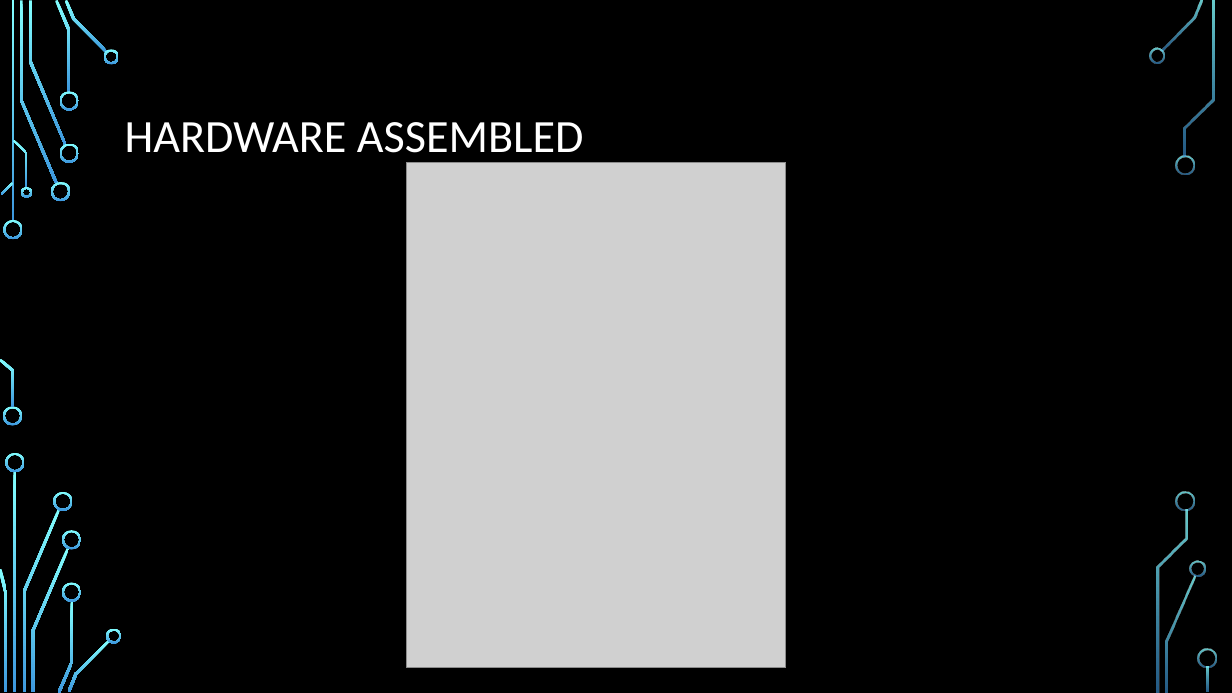
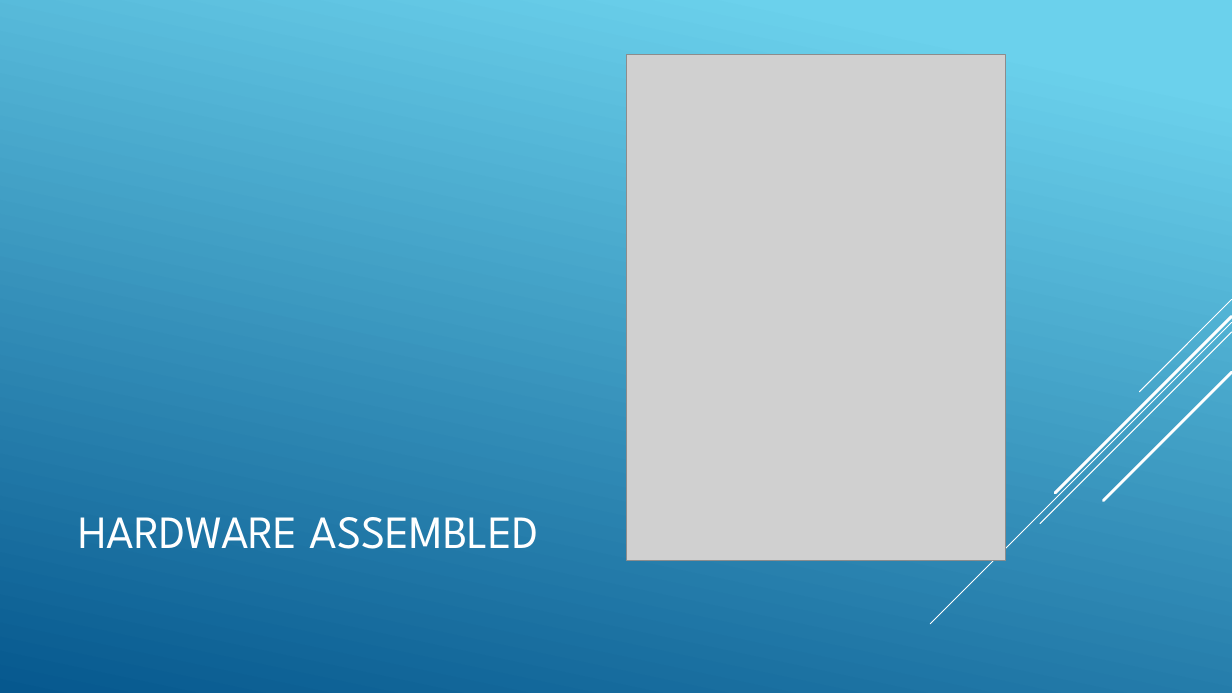
Before and after one commit to junedacaya/L-wingSolarPanelInteractiveDisplay, a slide deck: slide 6 of Documentation/Solar controller.pptx. Drawn at 1232x693 pixels with LibreOffice and Linux fonts; fonts in the diff are those of the drawing; grey boxes stand for pictures; background and template pictures are left out. Boxes give left, top, right and bottom in pixels: in the first picture for what was removed or moved away, otherwise in the second. Text is boxed around its words. In the diff, an @@ line names an element or a change of style, - is before the commit and + after.

```diff
--- a/Documentation/Solar controller.pptx
+++ b/Documentation/Solar controller.pptx
@@ background picture (left out) to gradient #6ED2EB to #06588E @@
@@ picture moved from (x1=407, y1=162, x2=786, y2=668) to (x1=626, y1=54, x2=1005, y2=560) @@
@@ group added at (x1=931, y1=299, x2=1232, y2=624): 5 lines @@
@@ title "HARDWARE ASSEMBLED" moved from (x1=125, y1=122, x2=584, y2=163) to (x1=78, y1=517, x2=540, y2=549) @@
@@ title "HARDWARE ASSEMBLED" at (x1=78, y1=517, x2=540, y2=549): font Calibri to League Spartan; line spacing 0.9 to 1 @@
@@ group removed at (x1=0, y1=0, x2=1217, y2=693): 33 freeform shapes, 3 rectangles @@
```
Also in this commit, not shown: 9 other slides changed.
